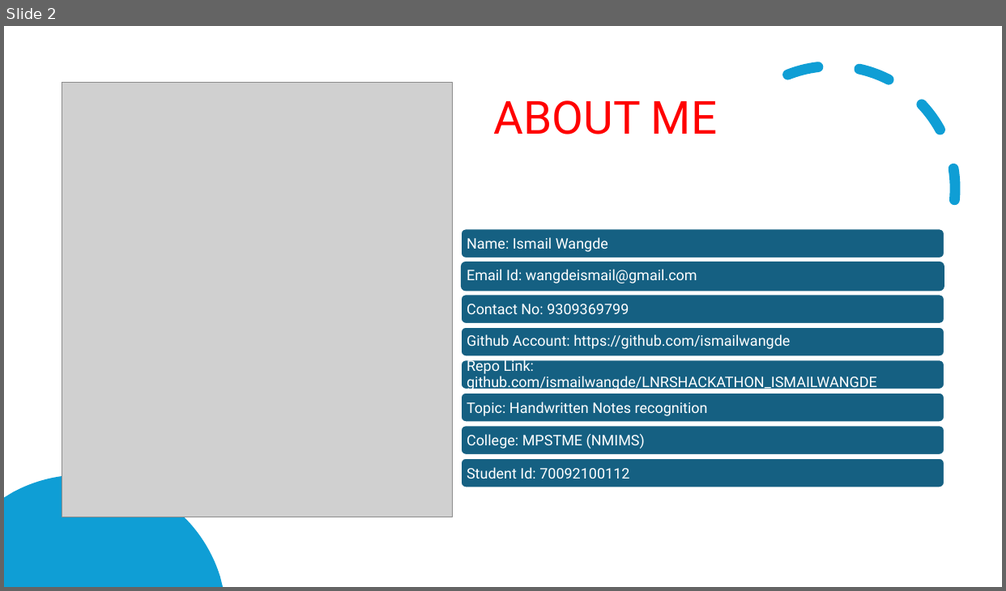
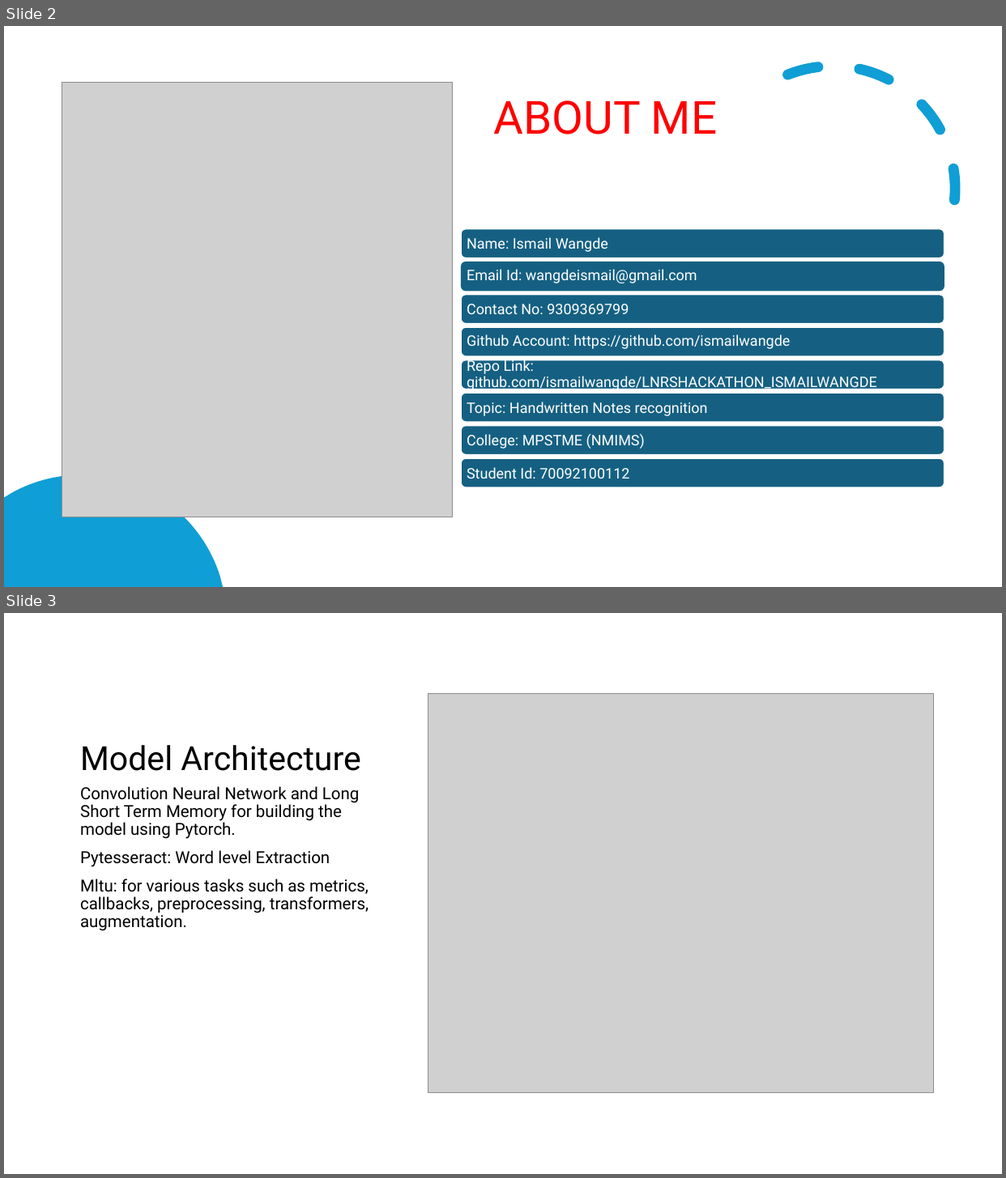
Before and after one commit to ismailwangde/LNRSHACKATHON_ISMAILWANGDE, a slide deck: LNRS_HACKATHON_2024_v1.pptx. Shown one above the other, each under a label of ours: slide 2 before the commit, slides 2 and 3 after it. The pictures are 1006x591 and 1006x1178 pixels, drawn with LibreOffice and Linux fonts; fonts in the diff are those of the drawing; grey boxes stand for pictures. Boxes give left, top, right and bottom in pixels: in the first picture for what was removed or moved away, otherwise in the second. Text is boxed around its words. In the diff, an @@ line names an element or a change of style, - is before the commit and + after.

```diff
--- a/LNRS_HACKATHON_2024_v1.pptx
+++ b/LNRS_HACKATHON_2024_v1.pptx
@@ slide 3 added at [4,613,1002,1174], background #FFFFFF @@
@@ picture added at [428,694,934,1093] @@
@@ title added at [80,745,361,771], 32 pt, text #000000 @@
+Model Architecture
@@ text added at [80,786,368,931], 16 pt, text #000000 @@
+Convolution Neural Network and Long Short Term Memory for building the model using Pytorch.
+Pytesseract: Word level Extraction
+Mltu: for various tasks such as metrics, callbacks, preprocessing, transformers, augmentation.
```
Also in this commit, not shown: 2 other slides added.
